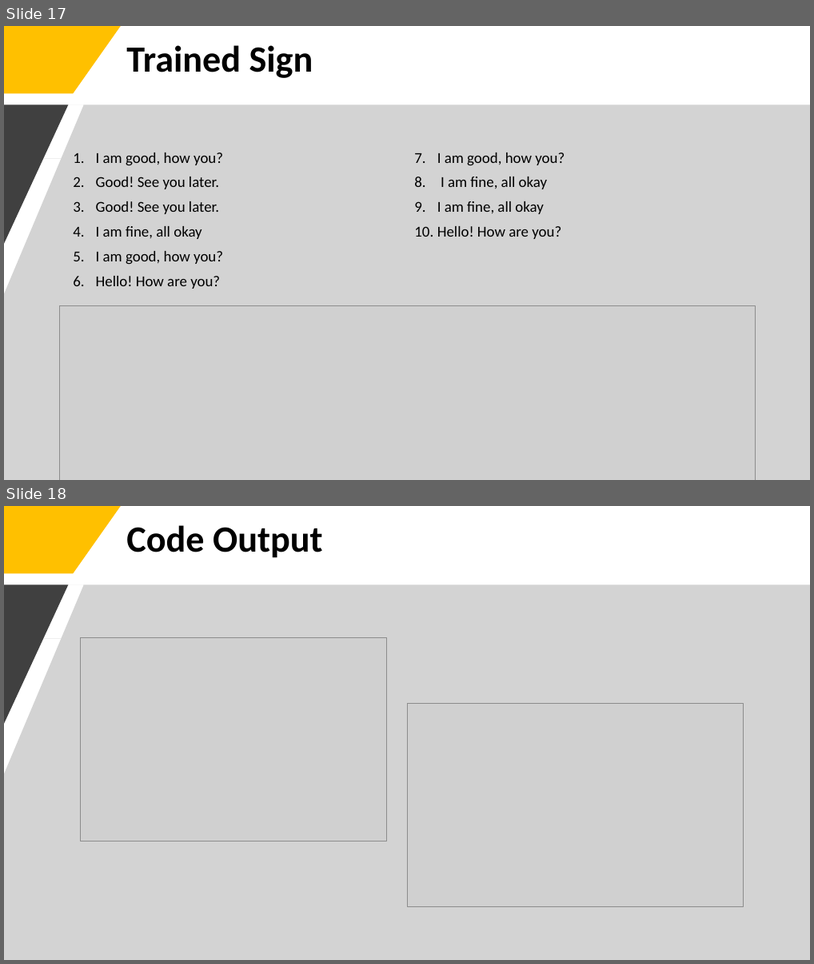
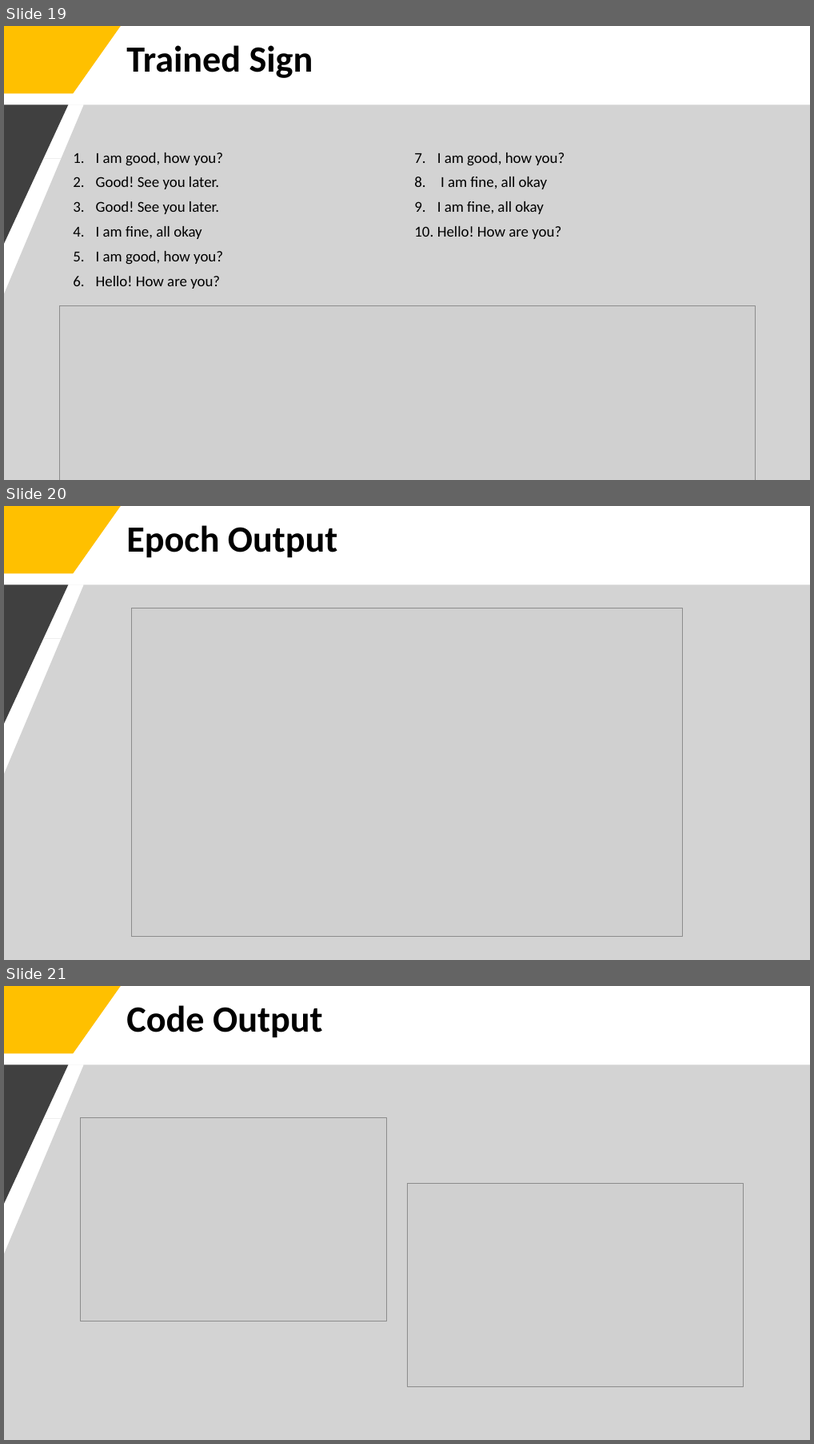
Before and after one commit to SandyCompetent/ml-hand-sign-language, a slide deck: Code Explaination PPT.pptx. Shown one above the other, each under a label of ours: slides 17 and 18 before the commit, slides 19, 20 and 21 after it. The pictures are 814x964 and 814x1444 pixels, drawn with LibreOffice and Linux fonts; fonts in the diff are those of the drawing; grey boxes stand for pictures. Boxes give left, top, right and bottom in pixels: in the first picture for what was removed or moved away, otherwise in the second. Text is boxed around its words. In the diff, an @@ line names an element or a change of style, - is before the commit and + after.

```diff
--- a/Code Explaination PPT.pptx
+++ b/Code Explaination PPT.pptx
@@ slide 20 added at box(4, 506, 810, 960), background #FFFFFF @@
@@ freeform shape added at box(4, 506, 121, 574), fill #FFC000 @@
@@ title added at box(126, 525, 338, 558), 44 pt, text #000000, bold @@
+Epoch Output
@@ freeform shape added at box(4, 584, 810, 960), fill #A6A6A6 at 49% opacity @@
@@ freeform shape added at box(4, 584, 68, 723), fill #404040 @@
@@ picture added at box(132, 608, 682, 936) @@
@@ what was slide 17 is now slide 19 @@
@@ what was slide 18 is now slide 21 @@
```
Also in this commit, not shown: 3 other slides added, 4 other files.
